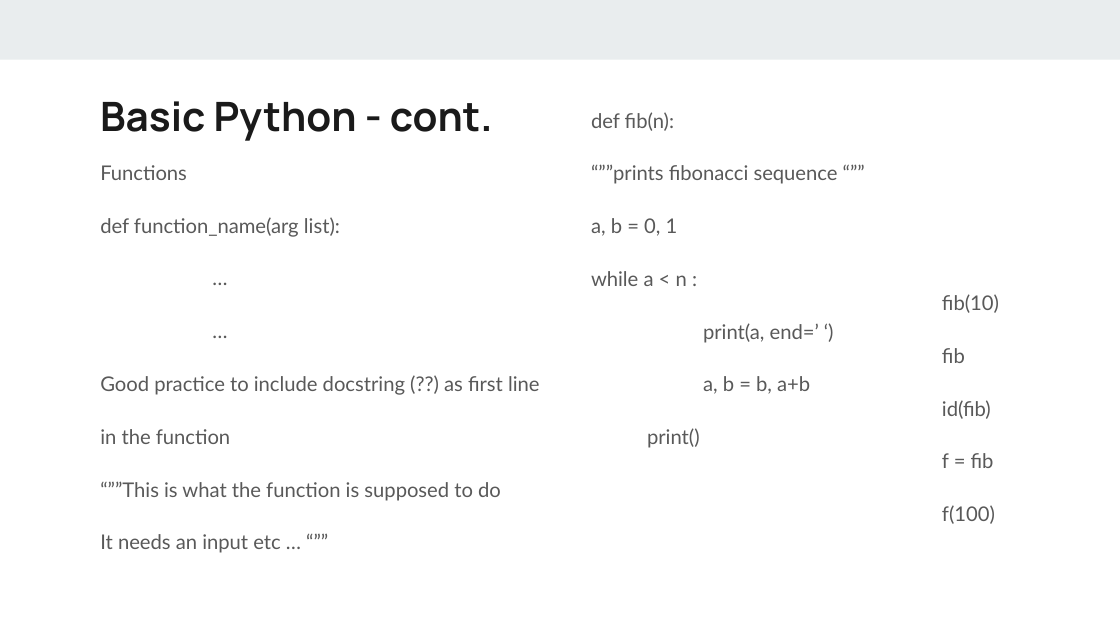
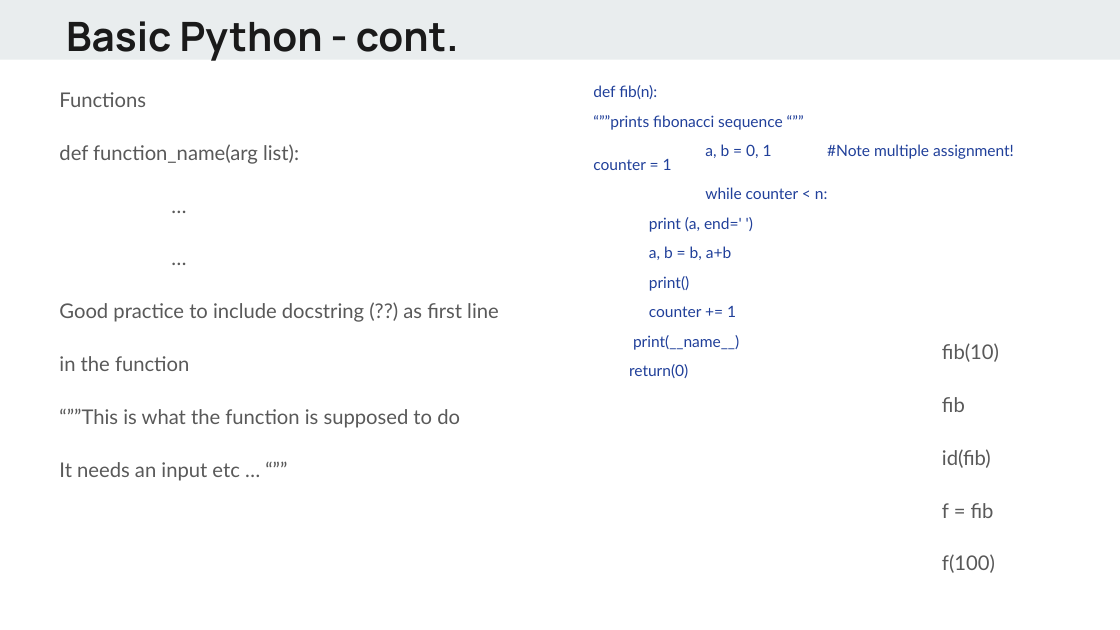
Before and after one commit to alif0/hello_world, a slide deck: slide 18 of lectures/Python - day1.pptx. Drawn at 1120x630 pixels with LibreOffice and Linux fonts; fonts in the diff are those of the drawing. Boxes give left, top, right and bottom in pixels: in the first picture for what was removed or moved away, otherwise in the second. Text is boxed around its words. In the diff, an @@ line names an element or a change of style, - is before the commit and + after.

Commit message:
fibonacci

```diff
--- a/lectures/Python - day1.pptx
+++ b/lectures/Python - day1.pptx
@@ text "Basic Python - cont.": place and size @@
-text "Basic Python - cont." at bbox=[100, 101, 493, 141]
+text "Basic Python - cont." at bbox=[66, 21, 459, 61]
@@ text "Functions": place and size @@
-text "Functions" at bbox=[100, 165, 540, 553]
+text "Functions" at bbox=[59, 92, 499, 481]
@@ text "def fib(n):": place and size @@
-text "def fib(n):" at bbox=[591, 112, 838, 448]
+text "def fib(n):" at bbox=[593, 85, 1014, 378]
@@ text at bbox=[593, 85, 783, 291]: size 13 to 10 pt, text colour #595959 to #21409A in "def fib(n):", "“””prints fibonacci sequence “””", "a, b = b, a+b", "print()"; line spacing 1.15 to 8.7pt; less space between paragraphs; indent changed @@
@@ text at bbox=[649, 144, 1014, 232]: text changed; size 13 to 10 pt; text colour #595959 to #21409A @@
-a, b = 0, 1
-while a < n :
-print(a, end=’ ‘)
+a, b = 0, 1 #Note multiple assignment! counter = 1
+while counter < n:
+print (a, end=' ')
@@ text at bbox=[629, 306, 739, 378]: paragraphs added @@
+counter += 1
+print(__name__)
+return(0)
@@ text "fib(10)": place and size @@
-text "fib(10)" at bbox=[942, 294, 999, 524]
+text "fib(10)" at bbox=[942, 343, 999, 573]
```
Also in this commit, not shown: 9 other slides changed, 1 slide added, 1 slide removed, 2 other files.
